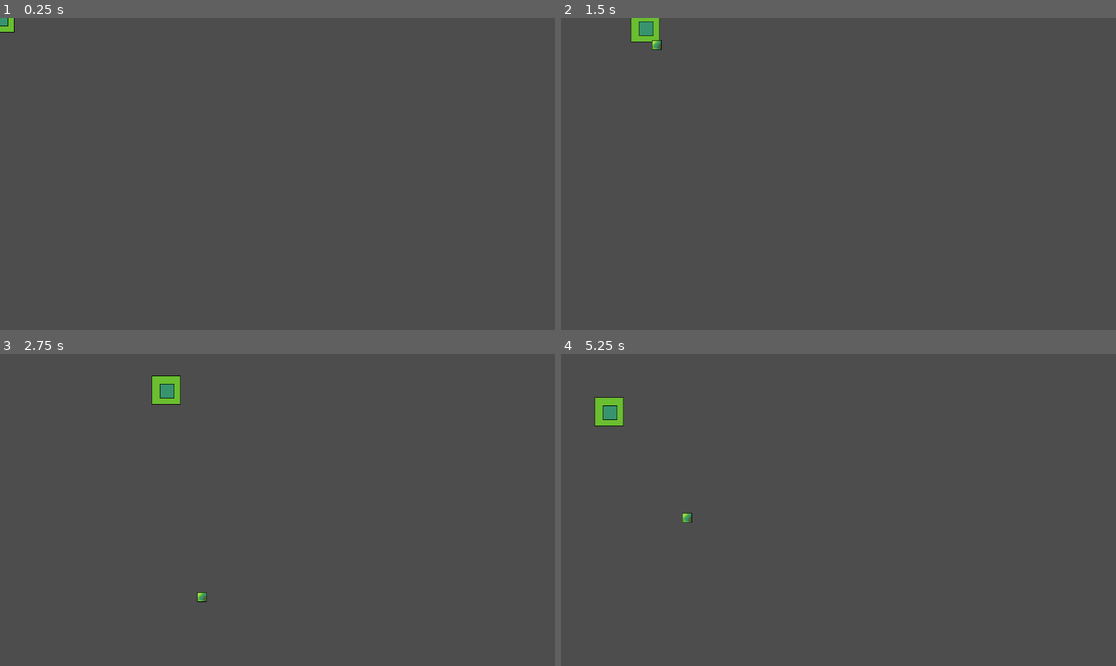
Above: before the commit, frames 1-4 (two rows, left to right).
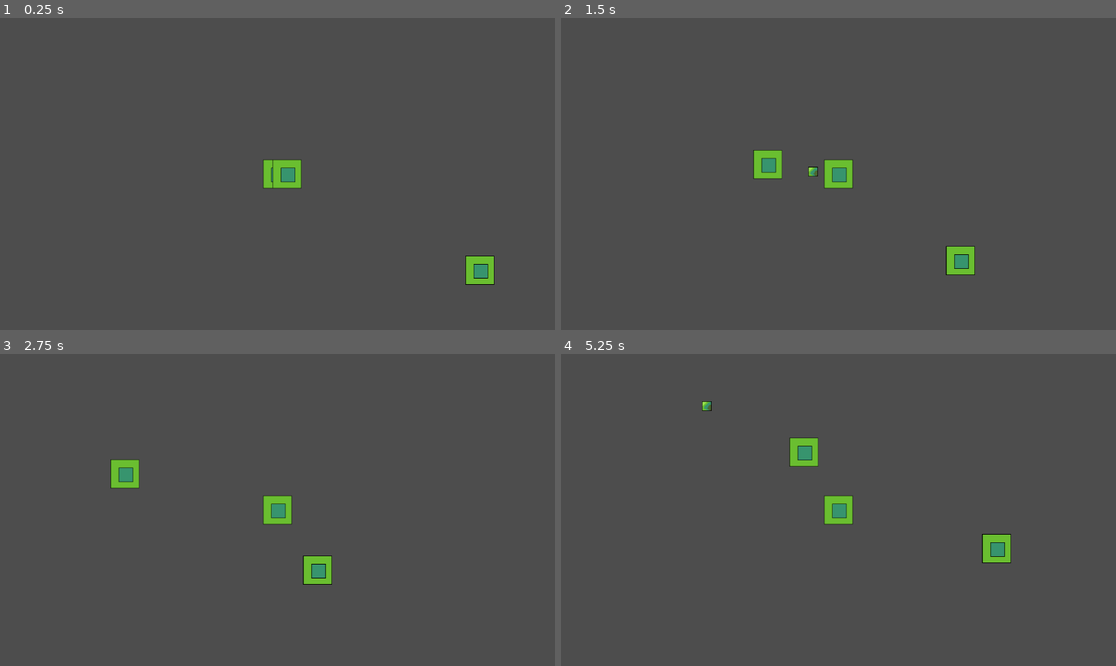
Above: after the commit, the same moments.

Repository: Kecheng-Zhang/GodotGame
Game: Godot game, scene res://Main.tscn
Two runs of this game, one before a commit and one after it. Both use one fixed random seed, a clock stepped at 60 frames per second and the inputs below. Before the commit the project starts from res://player.tscn.
Inputs (mouse positions are in pixels of both pictures, inside the frame that each line leads up to):
- Up to frame 1 (0.25 s): no input
- Up to frame 2 (1.5 s): tap Enter at 0.5 s; move the mouse to (960, 158) at 0.52 s; hold D (player_right) 0.53-1.28 s; tap Space (dash) at 0.6 s; move the mouse to (727, 189) at 1.27 s; hold S (player_down) from 1.28 s (still down); click (727, 189) at 1.35 s
- Up to frame 3 (2.75 s): move the mouse to (333, 441) at 2.02 s; release S (player_down) at 2.03 s; hold D (player_right) from 2.03 s (still down); tap Space (dash) at 2.1 s
- Up to frame 4 (5.25 s): move the mouse to (810, 572) at 2.77 s; release D (player_right) at 2.78 s; hold W (player_up) 2.78-3.53 s; click (810, 572) at 2.85 s; move the mouse to (1005, 556) at 3.52 s; hold A (player_left) 3.53-5.03 s; tap Space (dash) at 3.6, 5.1 s; move the mouse to (672, 463) at 4.27 s; click (672, 463) at 4.35 s; move the mouse to (866, 510) at 5.02 s; hold S (player_down) from 5.03 s (still down)

The runs differ from the first frame. In frame 1, 1.2% of the frame differs, in the area x 0-90%, y 0-86%; in frame 2, 1.9%; in frame 3, 2.0%; in frame 4, 2.0%, in the area x 6-82%, y 13-68%.

Commit message:
mian场景
main场景下实例化

Diff:
--- a/Main.tscn
+++ b/Main.tscn
@@ -1,11 +1,15 @@
-[gd_scene load_steps=3 format=3 uid="uid://cdqcllq71i3rw"]
+[gd_scene load_steps=4 format=3 uid="uid://cdqcllq71i3rw"]
 
 [ext_resource type="Script" uid="uid://ble1wwmdb57a7" path="res://main.gd" id="1_uu6xs"]
 [ext_resource type="PackedScene" uid="uid://bkp5a2s8ovww5" path="res://player.tscn" id="2_r0du0"]
+[ext_resource type="PackedScene" uid="uid://ci6uresya0ecw" path="res://enemy.tscn" id="3_r0du0"]
 
 [node name="Main" type="Node2D"]
 script = ExtResource("1_uu6xs")
 
 [node name="player" parent="." instance=ExtResource("2_r0du0")]
 
-[node name="Camera2D2" type="Camera2D" parent="player"]
+[node name="Camera2D" type="Camera2D" parent="player"]
+
+[node name="Enemy" parent="." instance=ExtResource("3_r0du0")]
+speed = 50
--- a/enemy.gd
+++ b/enemy.gd
@@ -1,12 +1,19 @@
 extends CharacterBody2D
 
-@export var speed := 80
-var player: Node2D = null
+@export var speed := 50
+var direction := Vector2.ZERO
+
+var enemy_scene = preload("res://Enemy.tscn")
+
+func _ready():
+	var enemy = enemy_scene.instantiate()
+	enemy.global_position = Vector2(400, 200)
+	add_child(enemy)
 
 func _physics_process(delta):
-	if player == null:
-		return
-
-	var direction = (player.global_position - global_position).normalized()
-	velocity = direction * speed
-	move_and_slide()
+	# 简单追踪玩家
+	var player = get_tree().get_root().get_node("Main/Player")  # 路径根据你的实际结构调整
+	if player:
+		direction = (player.global_position - global_position).normalized()
+		velocity = direction * speed
+		move_and_slide()
--- a/enemy.tscn
+++ b/enemy.tscn
@@ -1,6 +1,7 @@
-[gd_scene load_steps=3 format=3 uid="uid://ci6uresya0ecw"]
+[gd_scene load_steps=4 format=3 uid="uid://ci6uresya0ecw"]
 
 [ext_resource type="Script" uid="uid://c7y2pgufgkp7l" path="res://enemy.gd" id="1_7k104"]
+[ext_resource type="Texture2D" uid="uid://buym45bmuqss2" path="res://player.svg" id="2_4gyqm"]
 
 [sub_resource type="RectangleShape2D" id="RectangleShape2D_4gyqm"]
 
@@ -8,6 +9,7 @@
 script = ExtResource("1_7k104")
 
 [node name="Sprite2D" type="Sprite2D" parent="."]
+texture = ExtResource("2_4gyqm")
 
 [node name="CollisionShape2D" type="CollisionShape2D" parent="."]
 shape = SubResource("RectangleShape2D_4gyqm")
--- a/project.godot
+++ b/project.godot
@@ -11,7 +11,7 @@
 [application]
 
 config/name="GodotGame"
-run/main_scene="uid://bkp5a2s8ovww5"
+run/main_scene="uid://cdqcllq71i3rw"
 config/features=PackedStringArray("4.4", "Forward Plus")
 config/icon="res://icon.svg"
 
